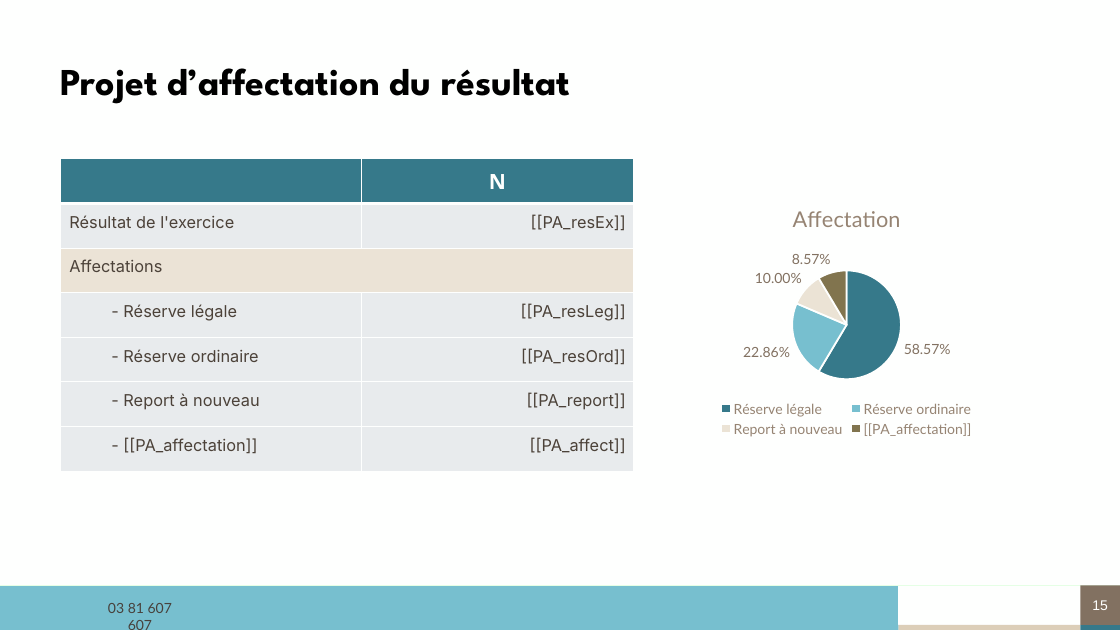
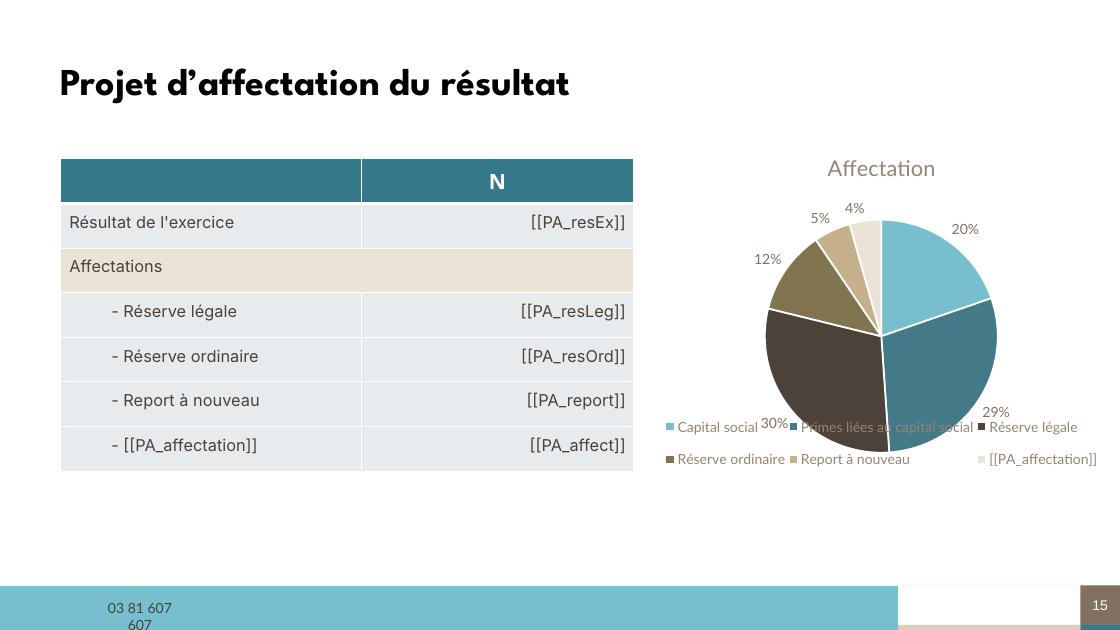
Before and after one commit to ldebouche/Projet1_lettre_fin_de_mission, a slide deck: slide 15 of backend/src/templates/modele_complet.pptm. Drawn at 1120x630 pixels with LibreOffice and Linux fonts; fonts in the diff are those of the drawing; background and template pictures are left out. Boxes give left, top, right and bottom in pixels: in the first picture for what was removed or moved away, otherwise in the second. Text is boxed around its words. In the diff, an @@ line names an element or a change of style, - is before the commit and + after.

Commit message:
ajout du capital propre dans le power point

```diff
--- a/backend/src/templates/modele_complet.pptm
+++ b/backend/src/templates/modele_complet.pptm
@@ pie chart at bbox=[662, 136, 1102, 494] @@
-categories: Réserve légale, Réserve ordinaire, Report à nouveau, [[PA_affectation]]
+categories: Capital social, Primes liées au capital social, Réserve légale, Réserve ordinaire, Report à nouveau, [[PA_affectation]]
-Affectation: 58.57, 22.86, 10, 8.57
+Affectation: 20, 29, 30, 12, 5, 4
@@ data labels of Affectation changed @@
@@ pie chart: place and size @@
-pie chart at bbox=[662, 190, 1032, 440]
+pie chart at bbox=[662, 136, 1102, 494]
```
Also in this commit, not shown: 9 other files.
